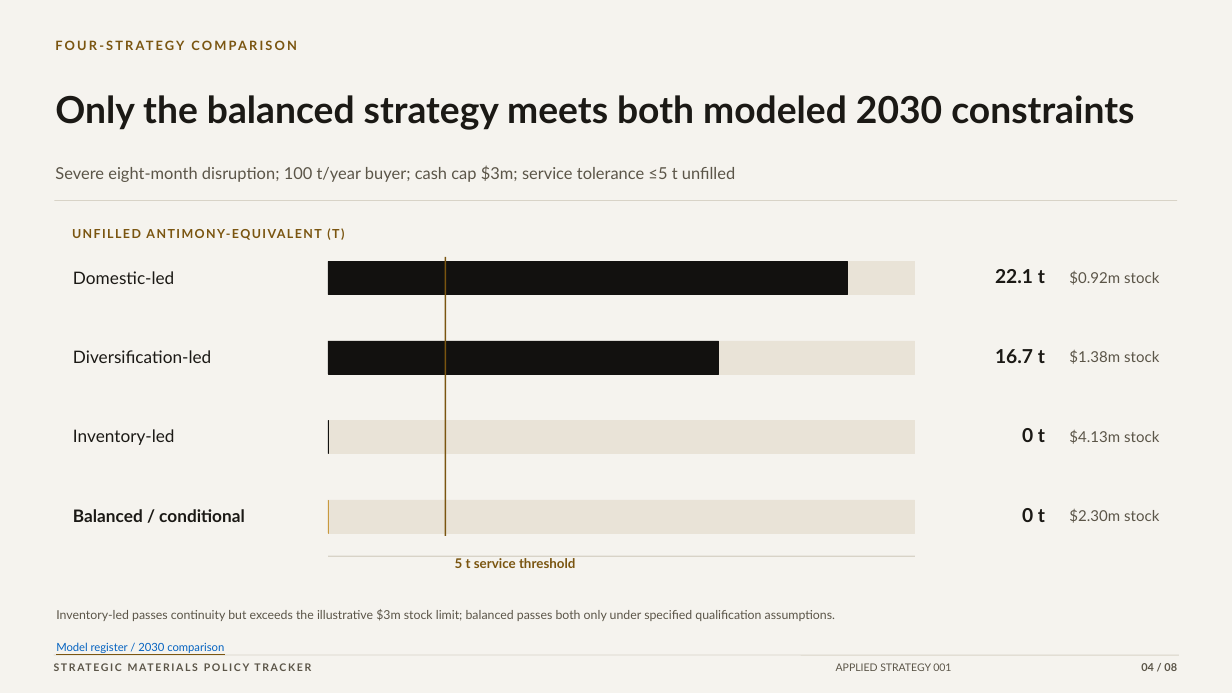
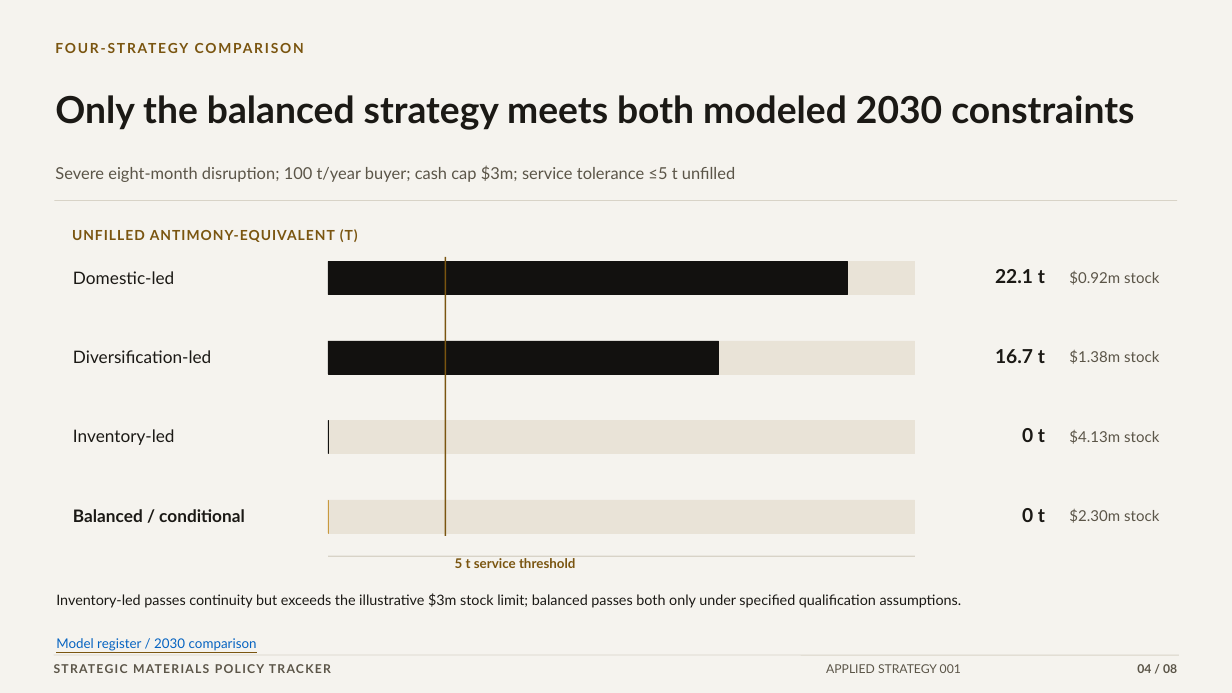
Before and after one commit to VSSpowerlifting/strategic-materials-policy-tracker, a slide deck: slide 4 of public/research/applied-001/antimony-supply-resilience-archivo-executive.pptx. Drawn at 1232x693 pixels with LibreOffice and Linux fonts; fonts in the diff are those of the drawing. Boxes give left, top, right and bottom in pixels: in the first picture for what was removed or moved away, otherwise in the second. Text is boxed around its words. In the diff, an @@ line names an element or a change of style, - is before the commit and + after.

```diff
--- a/public/research/applied-001/antimony-supply-resilience-archivo-executive.pptx
+++ b/public/research/applied-001/antimony-supply-resilience-archivo-executive.pptx
@@ text "FOUR-STRATEGY COMPARISON" at (55,36,1146,59): size 10 to 10.8 pt, letter spacing 1.7 to 1.4 pt @@
@@ text "UNFILLED ANTIMONY-EQUIVALENT (T)" at (72,229,358,242): size 9.7 to 10.8 pt, letter spacing 1.1 to 0.8 pt @@
@@ text "Inventory-led passes continuity but exceeds ...": place and size @@
-text "Inventory-led passes continuity but exceeds ..." at (56,609,835,621)
+text "Inventory-led passes continuity but exceeds ..." at (56,593,962,608)
@@ text "Inventory-led passes continuity but exceeds ..." at (56,593,962,608): size 9.6 to 11.2 pt, text colour #5B5548 to #1B1915 @@
@@ text "Model register / 2030 comparison" at (56,638,257,651): size 8.8 to 10.4 pt @@
@@ text "STRATEGIC MATERIALS POLICY TRACKER" at (54,660,479,678): size 8.2 to 9.5 pt, letter spacing 1.3 to 1 pt @@
@@ text "APPLIED STRATEGY 001" at (826,664,961,673): size 8.2 to 9.5 pt @@
@@ text "04 / 08" at (1137,664,1177,673): size 8.5 to 9.5 pt @@
```
Also in this commit, not shown: 7 other slides changed, 4 other files.
